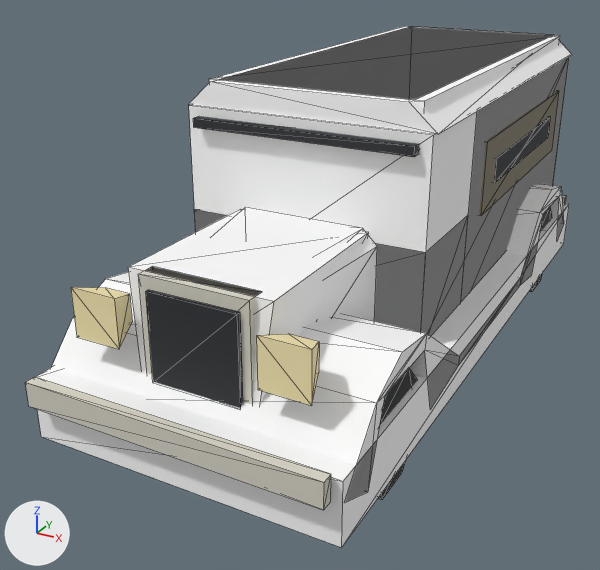
The glTF model public/models/van.glb: old version first, new version second.
Camera for both pictures: a 50 mm camera at (2.38, -5.34, 2.97) aimed at (-0.32, -0.43, 0.52). Arrows for +X, +Y and +Z are at lower left; the lights stay in place. The older version comes first. Mesh edges are drawn as thin lines. Vertices at exactly the same position are counted once.

Names of what the first picture shows: 'far', 'model'.
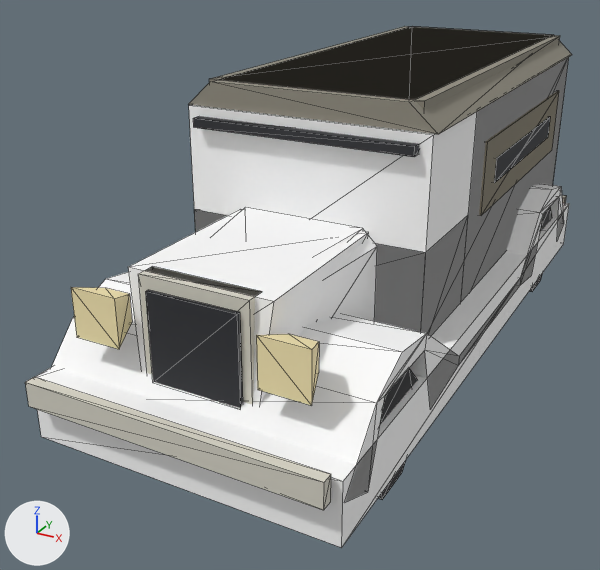
What the commit changed:
Material 'v_cloth' (mat_v_cloth) is new.
Its base color is (0.27, 0.254, 0.205) (grey #8e8a7d).
Its roughness is 0.8.
me_far has 40 vertices, 60 faces and spans x -1.0..1.0, y -2.4..2.4, z 0.14..2.04.
me_far is used by ob_far; location (0.0, 0.0, 0.0).
me_far part 1: the loose piece of 8 vertices spanning x -0.83..0.83, y -0.98..2.4, z 0.54..1.88 is scaled about its middle by (0.88, 0.97, 0.119), then moved by (0.0, 0.05, 0.75).
Part 2, on me_far:
Vertex 8 of me_far moves from (-0.73, -0.88, 1.88) to (-0.38, -2.16, 0.54).
Vertex 9 of me_far moves from (0.73, -0.88, 1.88) to (0.38, -2.16, 0.54).
Vertex 10 of me_far moves from (0.73, 2.4, 1.88) to (0.38, -0.98, 0.54).
Vertex 11 of me_far moves from (-0.73, 2.4, 1.88) to (-0.38, -0.98, 0.54).
Vertex 12 of me_far moves from (-0.73, -0.88, 2.04) at pixel (209, 78) to (-0.46, -2.11, 1.24) at pixel (128, 266).
Vertex 13 of me_far moves from (0.73, -0.88, 2.04) at pixel (424, 100) to (0.46, -2.11, 1.24) at pixel (274, 301).
Vertex 14 of me_far moves from (0.73, 2.4, 2.04) at pixel (560, 35) to (0.46, -0.98, 1.24) at pixel (368, 232).
Vertex 15 of me_far moves from (-0.73, 2.4, 2.04) at pixel (404, 26) to (-0.46, -0.98, 1.24) at pixel (240, 209).
Vertex 16 of me_far moves from (-0.38, -2.16, 0.54) to (-0.83, -0.98, 0.54).
Vertex 17 of me_far moves from (0.38, -2.16, 0.54) to (0.83, -0.98, 0.54).
Vertex 18 of me_far moves from (0.38, -0.98, 0.54) to (0.83, 2.4, 0.54).
Vertex 19 of me_far moves from (-0.38, -0.98, 0.54) to (-0.83, 2.4, 0.54).
Vertex 20 of me_far moves from (-0.46, -2.11, 1.24) at pixel (128, 266) to (-0.83, -0.98, 1.88) at pixel (188, 105).
Vertex 21 of me_far moves from (0.46, -2.11, 1.24) at pixel (274, 301) to (0.83, -0.98, 1.88) at pixel (433, 134).
Vertex 22 of me_far moves from (0.46, -0.98, 1.24) at pixel (368, 232) to (0.83, 2.4, 1.88) at pixel (569, 55).
Vertex 23 of me_far moves from (-0.46, -0.98, 1.24) at pixel (240, 209) to (-0.83, 2.4, 1.88).
me_far part 3: 10 of the faces centred in x -0.83..0.83, y 0.15..2.4, z 0.54..1.88 switch from mat_body (white #ffffff) to mat_v_cloth (grey #8e8a7d).
me_far part 4: 2 of the faces centred in x -0.28..0.28, y -0.98, z 0.99..1.43 switch from mat_body (white #ffffff) to mat_v_cloth (grey #8e8a7d).
me_model has 242 vertices, 396 faces and spans x -1.0..1.0, y -2.5..2.5, z 0.0..2.04.
me_model is used by ob_model.
me_model part 5: 12 faces spanning x -0.85..0.85, y -0.96..2.43, z 1.88..2.04 switch from mat_second (white #ffffff) to mat_v_cloth (grey #8e8a7d).

What differs and where, as boxes (x1, y1, x2, y2) in the pictures (600 x 570 px; the box of a moved part takes in the faces that stretch with it):
'far', reshaped, recoloured
    both: (36, 26, 569, 548)
part 1 of me_far, moved or reshaped
    before: (189, 58, 569, 336)
    after: (209, 26, 560, 110)
part 2 of me_far, moved or reshaped
    before: (209, 26, 560, 110)
    after: (189, 58, 569, 137)
part 3 of me_far, recoloured
    before: (190, 58, 569, 138)
    after: (211, 26, 560, 110)
part 4 of me_far, recoloured
    before: (189, 105, 433, 137)
    after: (209, 79, 425, 110)
part 5 of me_model, recoloured (white to grey)
    both: (188, 26, 572, 134)
